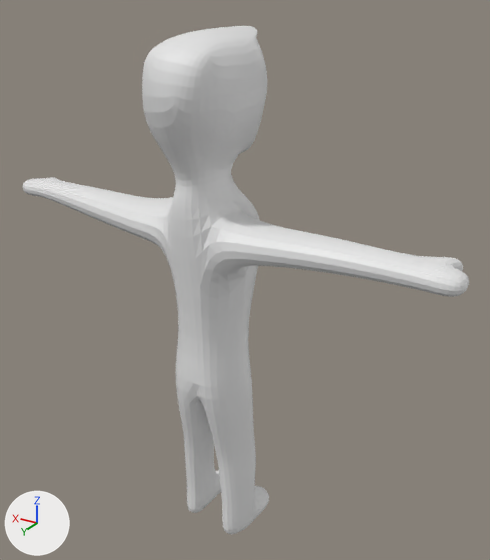
The Blender file Blender Assets/MainCharacter.blend as it was, and as the next commit left it.
One viewpoint serves both versions: a camera (50 mm lens) standing at (-5.67, 7.85, 1.54) and looking at (-0.38, -0.96, -2.87). Lighting does not change. The marker at lower left points along +X, +Y and +Z.

Script lines for the objects in view, before the commit:
```python
me_cube = bpy.data.meshes.new('Cube')
me_cube.from_pydata(...)  # 193 vertices, 182 faces; spans x -4.08..4.22, y -1.92..0.76, z -7.75..1.07
me_cube.materials.append(mat_material)  # white #e7e7e7
ob_cube = bpy.data.objects.new('Cube', me_cube)
ob_cube.location = (0.0, 0.0, 0.0)
_m = ob_cube.modifiers.new('Subdivision', 'SUBSURF')
```
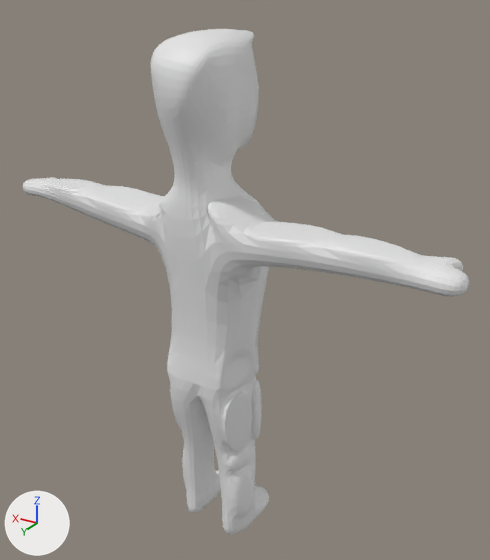
Pixel boxes [x1, y1, x2, y2] of what changed, in the pictures (490 x 560 px):
'Cube', reshaped: before [23, 26, 469, 535]; after [23, 29, 469, 535]
part 1 of me_cube, built on: before [49, 26, 416, 515]; after [46, 29, 424, 520]

The change, as a list of edits to the scene's bpy script:
```text
Change me_cube:
    used by ob_cube; location = (0.0, 0.0, 0.0)
    remove me_cube.from_pydata(...)  # 193 vertices, 182 faces; spans x -4.08..4.22, y -1.92..0.76, z -7.75..1.07
    add me_cube.from_pydata(...)  # 283 vertices, 272 faces; spans x -4.08..4.22, y -1.84..0.51, z -7.75..1.07
    me_cube part 1
    19 faces are deleted
    5 vertices in x 0.4..1.0, y -1.5..0.05, z -3.92..-1.33 move by (0.16, 0.01, -0.01)
    3 vertices in x -0.97..-0.31, y -1.07..0.05, z -2.39..-1.53 move by (-0.26, 0.03, -0.01)
    3 vertices in x -0.55..-0.11, y -1.56..-0.06, z -3.9..-1.58 move by (-0.26, 0.03, -0.02)
    47 vertices move from x -0.98..0.84, y -1.92..0.76, z -4.55..1.07 to x -1.23..0.88, y -1.84..0.51, z -4.55..1.0
    90 vertices are added at x -3.41..3.47, y -1.49..0.33, z -7.25..-1.22
    109 new faces join them
```
